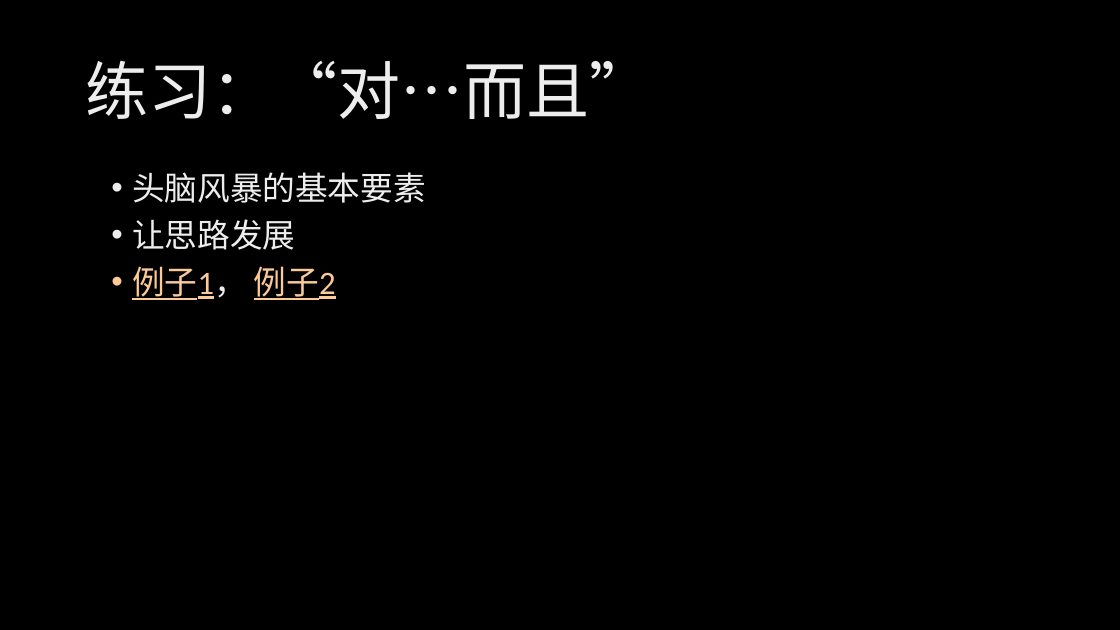
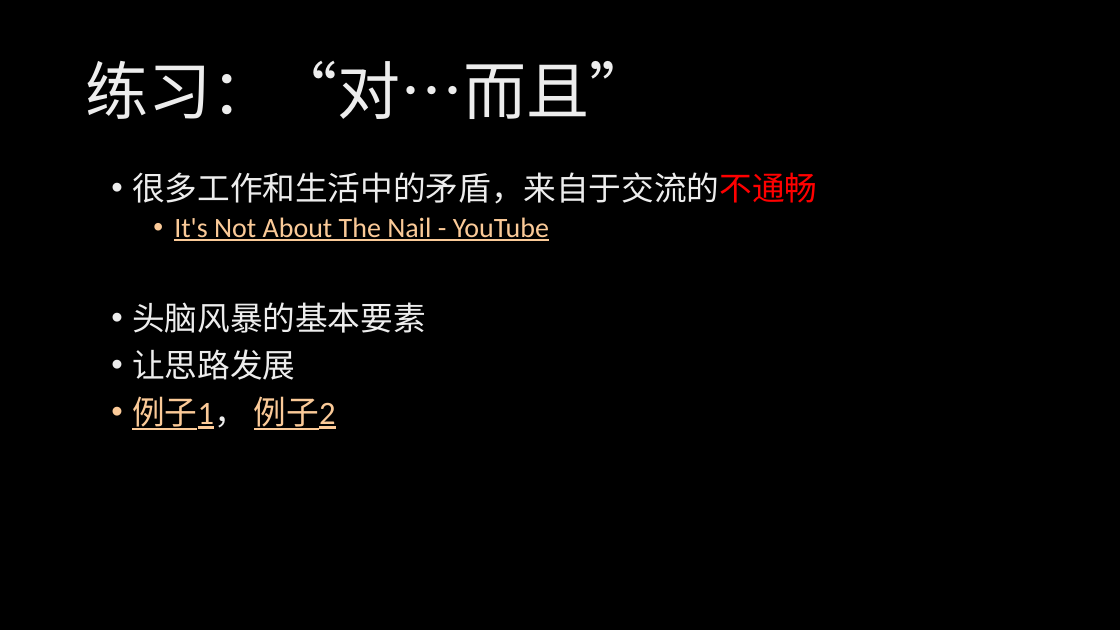
Before and after one commit to xinase/ASE, a slide deck: slide 54 of chapter9/ASE_9_program_manager.pptx (slide 53 before the commit). Drawn at 1120x630 pixels with LibreOffice and Linux fonts; fonts in the diff are those of the drawing; background and template pictures are left out. Boxes give left, top, right and bottom in pixels: in the first picture for what was removed or moved away, otherwise in the second. Text is boxed around its words. In the diff, an @@ line names an element or a change of style, - is before the commit and + after.

```diff
--- a/chapter9/ASE_9_program_manager.pptx
+++ b/chapter9/ASE_9_program_manager.pptx
@@ text at bbox=[132, 172, 817, 241]: paragraphs added @@
+• 很多工作和生活中的矛盾，来自于交流的不通畅
+  • It's Not About The Nail - YouTube
```
Also in this commit, not shown: 2 other slides changed, 1 slide added.
